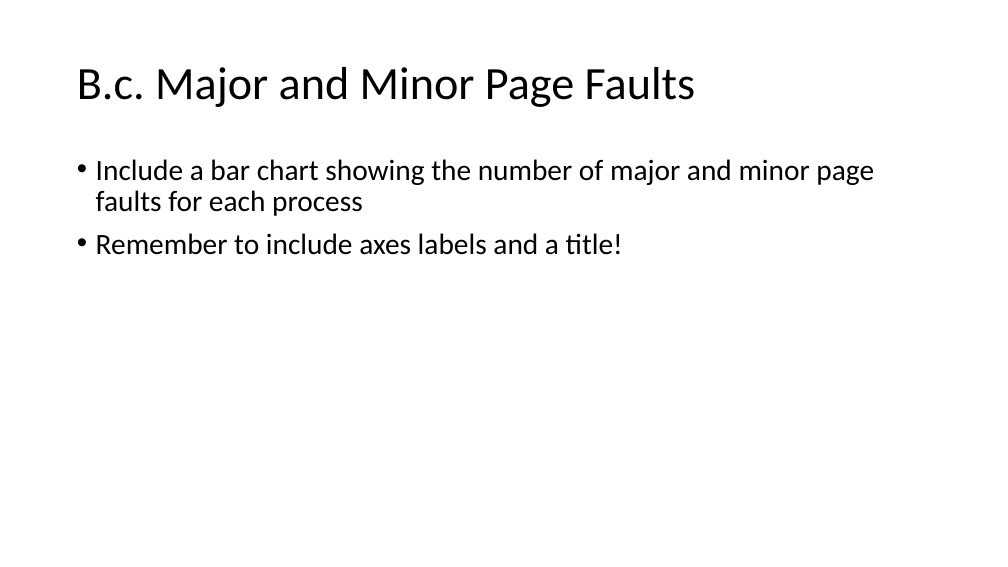
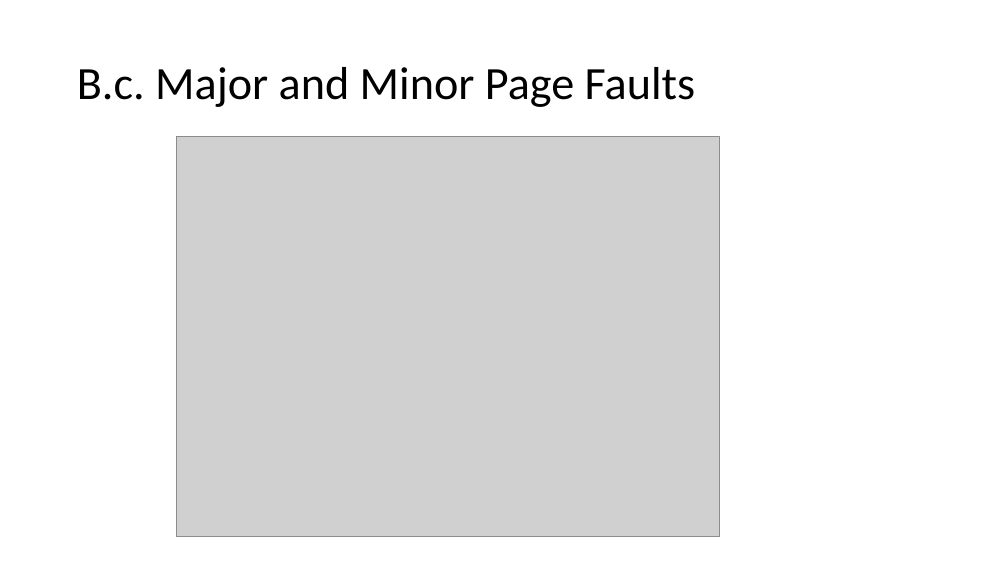
Before and after one commit to gowthamkuntumalla/ECE498_DataScienceAnalytics_HW, a slide deck: slide 5 of HW1/HW1_template.pptx. Drawn at 1008x567 pixels with LibreOffice and Linux fonts; fonts in the diff are those of the drawing; grey boxes stand for pictures. Boxes give left, top, right and bottom in pixels: in the first picture for what was removed or moved away, otherwise in the second. Text is boxed around its words. In the diff, an @@ line names an element or a change of style, - is before the commit and + after.

```diff
--- a/HW1/HW1_template.pptx
+++ b/HW1/HW1_template.pptx
@@ picture added at bbox=[176, 136, 720, 537] @@
@@ text removed at bbox=[96, 159, 874, 255] @@
-• Include a bar chart showing the number of major and minor page faults for each process
-• Remember to include axes labels and a title!
```
Also in this commit, not shown: 7 other slides changed, 1 slide added, 1 slide removed, 4 other files.
